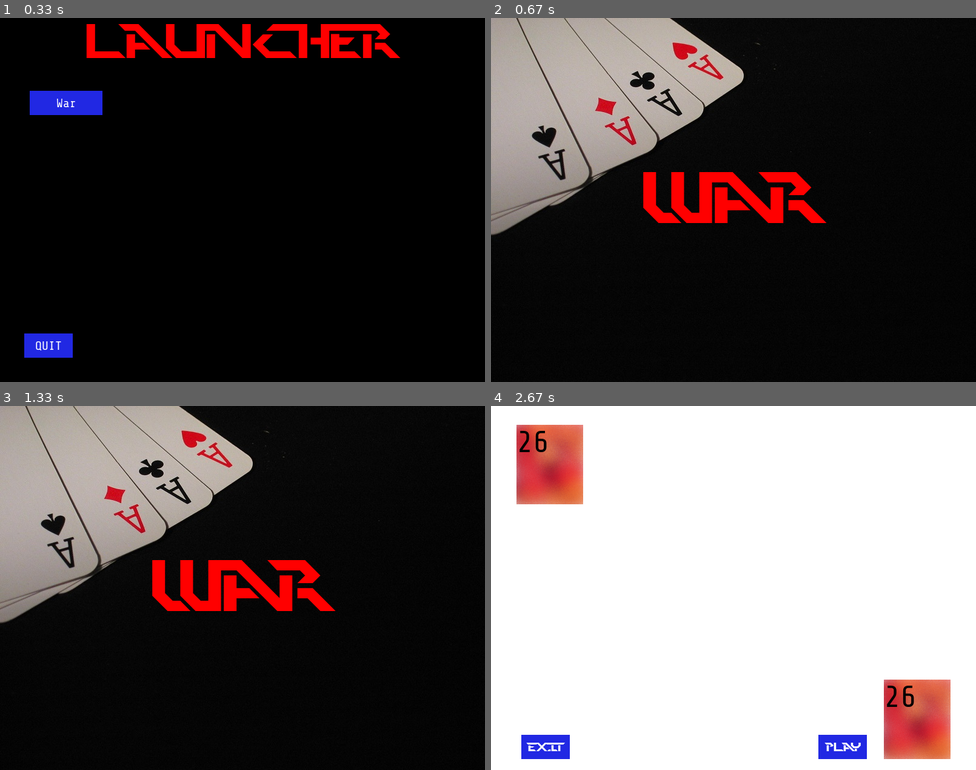
Above: before the commit, frames 1-4 (two rows, left to right).
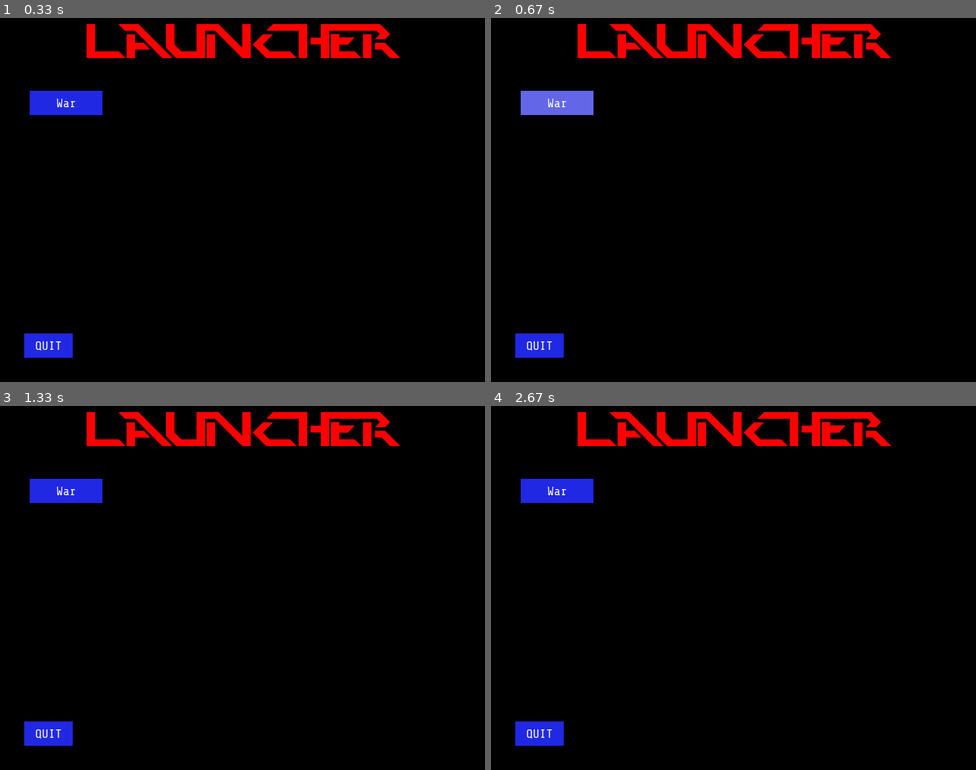
Above: after the commit, the same moments.

Repository: gr8tech/CardGames
Game: pygame game, started from main.py
Same seed, same stepped clock (60 frames per second), same inputs: the game is played once before the commit and once after it.
Inputs (mouse positions are in pixels of both pictures, inside the frame that each line leads up to):
- Up to frame 1 (0.33 s): no input
- Up to frame 2 (0.67 s): click "War" at 0.38 s
- Up to frame 3 (1.33 s): click (242, 609) at 0.72 s
- Up to frame 4 (2.67 s): click (558, 489) at 2.05 s, where only the run after the commit has a clickable "War"; click (709, 682) at 2.38 s

Frame 1 is identical in both runs. In frame 2, 25% of the frame differs, in the area x 0-83%, y 0-94%; in frame 3, 25%; in frame 4, 100%, in the area x 0-100%, y 0-100%.

Commit message:
Added assets folder

Diff:
--- /dev/null
+++ b/games/common.py
@@ -0,0 +1,12 @@
+def create_deck():
+    '''
+    Creates a deck
+    '''
+    deck = []
+    for rank, value in enumerate(card.CARD_VALUES):
+        for symbol in card.CARD_SYMBOLS:
+            deck.append(
+                card.Card(value, rank, symbol, card.CARD_FONTS[symbol['short']][rank])
+            )
+    random.shuffle(deck)
+    return deck
--- /dev/null
+++ b/games/extract.py
@@ -0,0 +1,7 @@
+from PIL import Image
+import os
+
+image_path = 'cards.png'
+
+with Image.open(image_path) as im:
+    pass
--- /dev/null
+++ b/games/jockerjb_settings.py
@@ -0,0 +1,34 @@
+CENTERS = [
+    {
+        'center': (x-w-s, y-h-20),
+        'type': 'pillar'
+    },
+    {
+        'center': (x, y-h-20),
+        'type': 'wall'
+    },
+    {
+        'center': (x+w+s, y-h-20),
+        'type': 'pillar'
+    },
+    {
+        'center': (x+w+s, y),
+        'type': 'wall'
+    },
+    {
+        'center': (x+w+s, y+h+20),
+        'type': 'pillar'
+    },
+    {
+        'center': (x, y+h+20),
+        'type': 'wall'
+    },
+    {
+        'center': (x-w-20, y+h+20),
+        'type': 'pillar'
+    },
+    {
+        'center': (x-w-20, y),
+        'type': 'wall'
+    }
+]
--- /dev/null
+++ b/games/jokerjb.py
@@ -0,0 +1,129 @@
+'''
+Joker jailbreak
+
+Created by Ramon Huiskamp (roofkat).
+https://roofkat.itch.io/joker-jailbreak
+'''
+
+import pygame
+import string
+import random
+
+pygame.init()
+
+TITLE = 'Joker Jailbreak'
+DISPLAY_HEIGHT = 600
+DISPLAY_WIDTH = 800
+
+CARDFONT = pygame.font.Font('../fonts/cards.ttf', 120)
+
+class Card:
+
+    def __init__(self, value, symbol, color):
+        self.value = value
+        self.symbol = symbol
+        self.color = color
+
+class Deck(list):
+
+    def __init__(self, center):
+        self.center = center
+        list.__init__(self)
+
+
+def display_card(screen, font, symbol, color, center):
+        text_surface = font.render(symbol, True, color)
+        text_rect = text_surface.get_rect(center=center)
+        screen.blit(text_surface, text_rect)
+        return text_surface, text_rect
+
+def create_deck():
+    cards = []
+    i = 1
+    for char in string.ascii_letters:
+        if char == 'a' or char == 'A' or char == 'n' or char == 'N':
+            i = 1
+        color = pygame.Color('black')
+        if ord(char) >= 65 and ord(char) <= 90:
+            color = pygame.Color('red')
+        cards.append(Card(i, char, color))
+        i += 1
+    random.shuffle(cards)
+    return cards
+
+if __name__ == "__main__":
+
+    cards = create_deck()
+
+    screen = pygame.display.set_mode((DISPLAY_WIDTH, DISPLAY_HEIGHT))
+    pygame.display.set_caption(TITLE)
+    clock = pygame.time.Clock()
+
+
+
+    jocker_deck = [
+        Card(None, '?', pygame.Color('black'))
+    ]
+
+    center = (DISPLAY_WIDTH/2, DISPLAY_HEIGHT/2)
+    screen.fill(pygame.Color('white'))
+    text_surface, text_rect = display_card(screen, CARDFONT, jocker_deck[0].symbol, jocker_deck[0].color, center)
+
+    w = text_rect.width
+    h = text_rect.height
+    x = DISPLAY_WIDTH/2
+    y = DISPLAY_HEIGHT/2
+    s = 20
+
+    CENTERS = [
+    {
+        'center': (x-w-s, y-h-20),
+        'type': 'pillar'
+    },
+    {
+        'center': (x, y-h-20),
+        'type': 'wall'
+    },
+    {
+        'center': (x+w+s, y-h-20),
+        'type': 'pillar'
+    },
+    {
+        'center': (x+w+s, y),
+        'type': 'wall'
+    },
+    {
+        'center': (x+w+s, y+h+20),
+        'type': 'pillar'
+    },
+    {
+        'center': (x, y+h+20),
+        'type': 'wall'
+    },
+    {
+        'center': (x-w-20, y+h+20),
+        'type': 'pillar'
+    },
+    {
+        'center': (x-w-20, y),
+        'type': 'wall'
+    }
+]
+
+    while True:
+        for event in pygame.event.get():
+            if event.type == pygame.QUIT:
+                pygame.quit()
+                quit()
+
+        # screen.fill(pygame.Color('white'))
+        # for card in jocker_deck:
+        #     center = (DISPLAY_WIDTH/2, DISPLAY_HEIGHT/2)
+        #     display_card(screen, CARDFONT, card.symbol, card.color, center)
+        # for center in deck_centers:
+        #     display_card(screen, CARDFONT, jocker_deck[0].symbol, jocker_deck[0].color, center['center'])
+
+
+
+        pygame.display.update()
+        clock.tick(60)
--- /dev/null
+++ b/games/jtest.py
@@ -0,0 +1,4 @@
+from jokerjb import Deck
+
+d = Deck((0,0))
+print(d)
--- a/games/war.py
+++ b/games/war.py
@@ -2,25 +2,19 @@
 from . import game
 import time
 import copy
-
-
-pygame.init()
+import gui
+
+from pygame_textinput import TextInput
 
 GAME_TITLE = 'WAR'
-DISPLAY_WIDTH = 800
-DISPLAY_HEIGHT = 600
-COLOR_WHITE = (255, 255, 255)
-COLOR_RED = (255, 0, 0)
-COLOR_OFFWHITE = (180, 180, 180)
-COLOR_BLACK = (0, 0, 0)
-COLOR_BLUE = (33, 40, 227)
-COLOR_HOVER_BLUE = (99, 103, 231)
+
 FONT_SIZE = 120
 FONT_DARK = 'fonts/pdark.ttf'
 NORMAL_FONT = 'fonts/ShareTechMono-Regular.ttf'
 CARDS_FONT = 'fonts/cards.ttf'
 INTRO_BACKGROUND = 'images/cards2.jpg'
 DECK_BACK = 'images/back.png'
+
 TABLE_MAT_WIDTH = 699
 TABLE_MAT_HEIGHT = 264
 TABLE_MAT_POS = (51, 168)
@@ -32,38 +26,20 @@
 RIGHT_PLAYER_DECK_POS = (648, 451)
 PLAY_BUTTON_POS = (540, 542, 80, 40)
 QUIT_BUTTON_POS = (50, 542, 80, 40)
-BUTTON_FONT = pygame.font.Font(FONT_DARK, 20)
+
 DECK_FONT = pygame.font.Font(FONT_DARK, 50)
 
 
 class CardGame:
 
-    def __init__(self):
-        self.game_display = pygame.display.set_mode((DISPLAY_WIDTH, DISPLAY_HEIGHT))
-        self.game_display.fill(COLOR_OFFWHITE)
+    def __init__(self, g):
+        self.g = g
+        self.screen = self.g.screen
+        self.g.screen.fill(gui.OFFWHITE)
         pygame.display.set_caption(GAME_TITLE)
-        self.clock = pygame.time.Clock()
         self.game_exit = False
         self.local_hand = None
 
-    def text_objects(self, message, font, color):
-        text_surface = font.render(message, True, color)
-        return text_surface, text_surface.get_rect()
-
-    def message_display(self, message, color=COLOR_BLACK, center = ((DISPLAY_WIDTH/2), (DISPLAY_HEIGHT/2)), font=FONT_DARK, top=None, left=None, font_size=120):
-        font = pygame.font.Font(font, font_size)
-        text_surface, text_rect = self.text_objects(message, font, color)
-        if not top and not left:
-            text_rect.center = center
-        else:
-            text_rect.top = top
-            text_rect.left = left
-        self.game_display.blit(text_surface, text_rect)
-        pygame.display.update()
-
-    def display_image(self, image, location=(0,0)):
-        img = pygame.image.load(image)
-        self.game_display.blit(img, location)
 
     def put_card(self, hand, pos):
         # play game
@@ -72,50 +48,72 @@
             color = COLOR_RED
         else:
             color = COLOR_BLACK
-        self.message_display(player_card.font, top=pos[1], left=pos[0], font_size=FONT_SIZE, color=color, font=CARDS_FONT)
+        self.g.message_display(player_card.font, top=pos[1], left=pos[0], font_size=FONT_SIZE, color=color, font=CARDS_FONT)
         pygame.display.update()
         return player_card
 
-    def draw_button(self, screen, button):
-        pygame.draw.rect(screen, button['color'], button['rect'])
-        screen.blit(button['title'], button['title_rect'])
-
-    def create_button(self, title, x,y,width,height, callback):
-        text_mid_point_x = x + width/2
-        text_mid_point_y = y + height/2
-        button_rect = pygame.Rect(x,y,width,height)
-        text_surface = BUTTON_FONT.render(title, True, COLOR_WHITE)
-        text_rect = text_surface.get_rect(center=button_rect.center)
-        button = {
-            'rect': button_rect,
-            'title': text_surface,
-            'title_rect': text_rect,
-            'color': COLOR_BLUE,
-            'callback': callback
-        }
-        return button
-
     def display_deck(self, player1=0, player2=0):
         # Left player
-        self.display_image(DECK_BACK, LEFT_PLAYER_DECK_POS)
-        self.message_display(str(player2), top=LEFT_PLAYER_DECK_POS[1], left=LEFT_PLAYER_DECK_POS[0], font_size=50, color=COLOR_BLACK, font=NORMAL_FONT)
+        self.g.display_image(DECK_BACK, LEFT_PLAYER_DECK_POS)
+        self.g.message_display(str(player2), top=LEFT_PLAYER_DECK_POS[1], left=LEFT_PLAYER_DECK_POS[0], font_size=50, color=COLOR_BLACK, font=NORMAL_FONT)
         # Right player
-        self.display_image(DECK_BACK, RIGHT_PLAYER_DECK_POS)
-        self.message_display(str(player1), top=RIGHT_PLAYER_DECK_POS[1], left=RIGHT_PLAYER_DECK_POS[0], font_size=50, color=COLOR_BLACK, font=NORMAL_FONT)
+        self.g.display_image(DECK_BACK, RIGHT_PLAYER_DECK_POS)
+        self.g.message_display(str(player1), top=RIGHT_PLAYER_DECK_POS[1], left=RIGHT_PLAYER_DECK_POS[0], font_size=50, color=COLOR_BLACK, font=NORMAL_FONT)
 
     def display_war_hand(self, hand):
-        self.display_image(DECK_BACK, LEFT_WAR_HAND)
-        self.display_image(DECK_BACK, RIGHT_WAR_HAND)
+        self.g.display_image(DECK_BACK, LEFT_WAR_HAND)
+        self.g.display_image(DECK_BACK, RIGHT_WAR_HAND)
         cards = int(len(hand)/2)
-        self.message_display(str(cards), top=LEFT_WAR_HAND[1], left=LEFT_WAR_HAND[0], font_size=50, color=COLOR_BLACK, font=NORMAL_FONT)
-        self.message_display(str(cards), top=RIGHT_WAR_HAND[1], left=RIGHT_WAR_HAND[0], font_size=50, color=COLOR_BLACK, font=NORMAL_FONT)
+        self.g.message_display(str(cards), top=LEFT_WAR_HAND[1], left=LEFT_WAR_HAND[0], font_size=50, color=COLOR_BLACK, font=NORMAL_FONT)
+        self.g.message_display(str(cards), top=RIGHT_WAR_HAND[1], left=RIGHT_WAR_HAND[0], font_size=50, color=COLOR_BLACK, font=NORMAL_FONT)
+
+    def display_splash(self):
+        self.g.screen.fill(gui.WHITE)
+        self.g.display_image(INTRO_BACKGROUND)
+        self.g.display_text(gui.TITLE_FONT, 'WAR', gui.RED, (gui.DISPLAY_WIDTH/2, gui.DISPLAY_HEIGHT/2) )
+        # pygame.display.update()
+
+    def display_textinput(self, textinput, events):
+        # input background rect
+        rect = pygame.Rect(20, gui.DISPLAY_HEIGHT-102, 300, 30)
+        # Feed input with events every frame
+        textinput.update(events)
+        # Blit its surface onto the screen
+        pygame.draw.rect(self.g.screen, gui.WHITE, rect)
+        self.g.screen.blit(textinput.get_surface(), (25, gui.DISPLAY_HEIGHT-100))
 
     def start(self):
-        self.display_image(INTRO_BACKGROUND)
-        self.message_display('WAR', COLOR_RED)
-        pygame.display.update()
-        time.sleep(2)
-        self.game_loop()
+        textinput = TextInput(text_color=gui.RED)
+        clock = pygame.time.Clock()
+        print(textinput.get_surface().get_rect())
+
+        while True:
+            self.display_splash()
+            events = pygame.event.get()
+            for event in events:
+                if event.type == pygame.QUIT:
+                    exit()
+
+            self.display_textinput(textinput, events)
+
+            pygame.display.update()
+            clock.tick(60)
+
+    # def start(self):
+    #     self.display_splash()
+    #     # self.game_loop()
+    #     # Create TextInput-object
+    #     textinput = TextInput(text_color=gui.RED)
+    #     while True:
+    #         events = pygame.event.get()
+    #         for event in events:
+    #             if event.type == pygame.QUIT:
+    #                 exit()
+    #         textinput.update(events)
+    #         # Blit its surface onto the screen
+    #         self.g.screen.blit(textinput.get_surface(), (100, 500))
+    #         pygame.display.update()
+    #         self.g.clock.tick(60)
 
     def game_loop(self):
         deck = game.create_deck()
@@ -179,7 +177,7 @@
                                     break
                                 else:
                                     # war
-                                    self.message_display('WAR!!!!',color=COLOR_RED, center=((DISPLAY_WIDTH/2), (RIGHT_PLAYER_CARD_POS[1]-50)), font_size=50, font=NORMAL_FONT)
+                                    self.g.message_display('WAR!!!!',color=COLOR_RED, center=((DISPLAY_WIDTH/2), (RIGHT_PLAYER_CARD_POS[1]-50)), font_size=50, font=NORMAL_FONT)
                                     time.sleep(1)
                                     if len(hand1) < 4:
                                         print('Player 2 wins game')
@@ -205,14 +203,14 @@
             #     color = COLOR_RED
             # else:
             #     color = COLOR_BLACK
-            # self.message_display(player1_card.font, top=RIGHT_PLAYER_CARD_POS[1], left=RIGHT_PLAYER_CARD_POS[0], font_size=FONT_SIZE, color=color, font=CARDS_FONT)
+            # self.g.message_display(player1_card.font, top=RIGHT_PLAYER_CARD_POS[1], left=RIGHT_PLAYER_CARD_POS[0], font_size=FONT_SIZE, color=color, font=CARDS_FONT)
             # time.sleep(2)
             # player2_card = hand2.pop()
             # if player2_card.symbol['short'] == 'D' or player2_card.symbol['short'] == 'H':
             #     color = COLOR_RED
             # else:
             #     color = COLOR_BLACK
-            # self.message_display(player2_card.font, top=LEFT_PLAYER_CARD_POS[1], left=LEFT_PLAYER_CARD_POS[0], font_size=FONT_SIZE, color=color, font=CARDS_FONT)
+            # self.g.message_display(player2_card.font, top=LEFT_PLAYER_CARD_POS[1], left=LEFT_PLAYER_CARD_POS[0], font_size=FONT_SIZE, color=color, font=CARDS_FONT)
             # time.sleep(2)
             # war_hand = None
 
Binary file added: games/back.jpg
Binary file added: games/back.png
Binary file added: games/cards.png
Not shown, added: games/free-vector-card-deck.pdf.pdf
